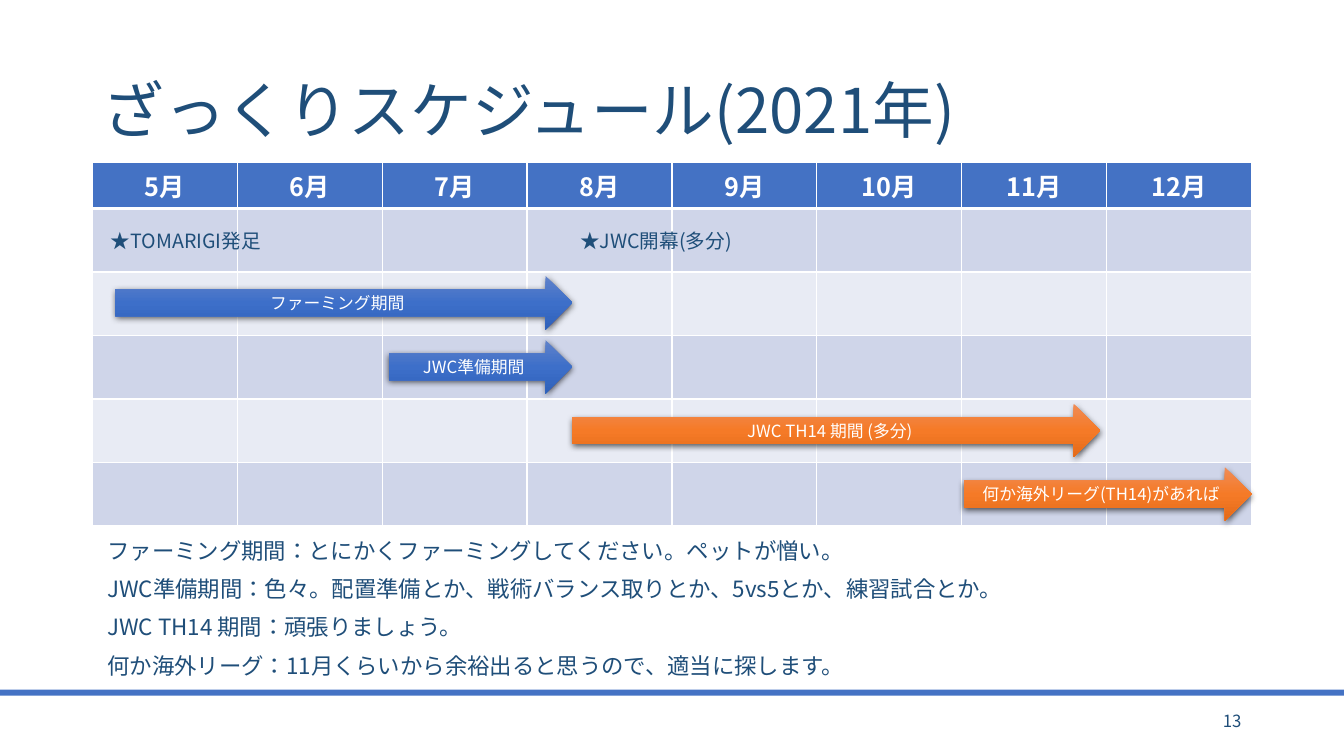
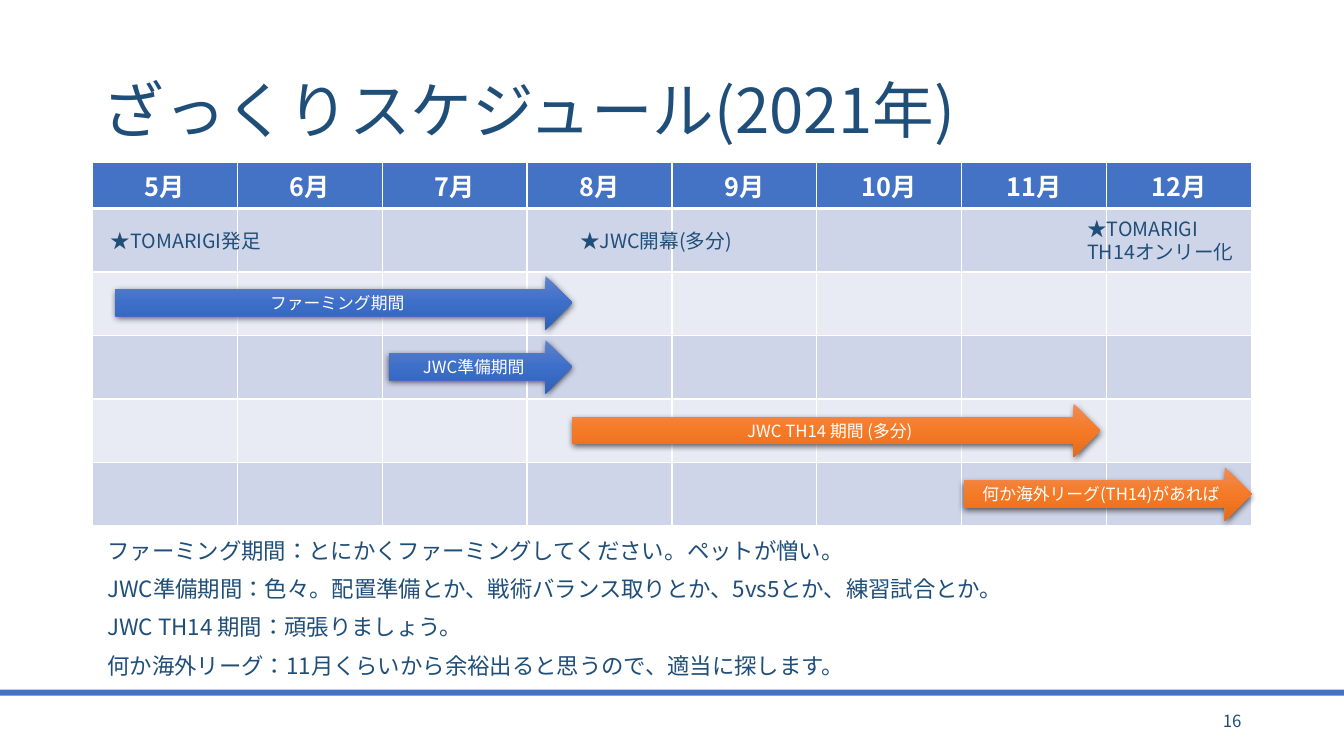
Before and after one commit to bigtreeCoC/documents, a slide deck: slide 16 of TOMARIGI.pptx (slide 13 before the commit). Drawn at 1344x756 pixels with LibreOffice and Linux fonts; fonts in the diff are those of the drawing. Boxes give left, top, right and bottom in pixels: in the first picture for what was removed or moved away, otherwise in the second. Text is boxed around its words. In the diff, an @@ line names an element or a change of style, - is before the commit and + after.

```diff
--- a/TOMARIGI.pptx
+++ b/TOMARIGI.pptx
@@ text added at [1087,216,1233,265], 14 pt, text #1F4E79 @@
+★TOMARIGI
+TH14オンリー化
@@ page number at [1223,714,1242,727]: text changed @@
-13
+16
```
Also in this commit, not shown: 10 other slides changed, 9 slides added, 2 slides removed, 3 other files.
